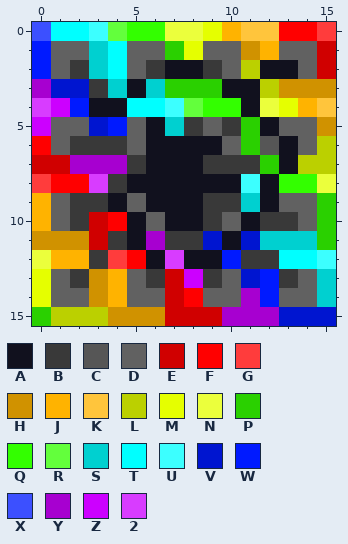
Two states of a pixel-art file, src/main/resources/assets/kawaiinumse/textures/debug/block/rainbow_tnt_top.ase. The picture above is the old version.
16x16 pixels, 1 frame.
Palette (. is transparent): A #11111e  B #393939  C #565656  D #616161  E #d00000  F #ff0000  G #ff3c3c  H #d09200  J #ffb300  K #ffc53c  L #bbd000  M #e5ff00  N #ebff3c  P #2ad000  Q #33ff00  R #63ff3c  S #00d0d0  T #00ffff  U #3cffff  V #0015d0  W #001aff  X #3c50ff  Y #a700d0  Z #cc00ff  2 #d83cff
The same view after the edit:
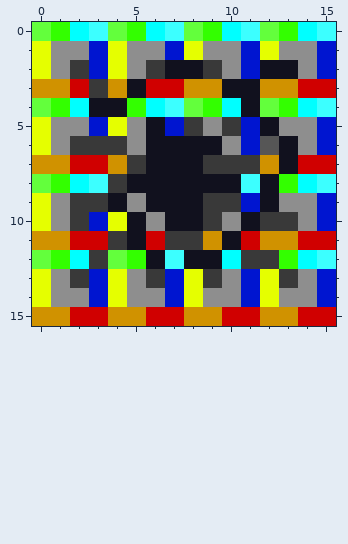
Change:
layer "Layer" now shown
@@ palette @@
-D #616161
+D #8e8e8e
--- layer "Color"
@@ x 0..15 @@
- 0 XTTURQQNNMJKKFFG
- 1 WDDSTDDPMDDHJDDE
- 2 WDBSTDBAABDLAADE
- 3 YVVBSASPPPAALHHH
- 4 2ZWAATTURQQANMJK
- 5 ZDDVWDASBDBPADDH
- 6 FDBBBDAAAADPCADL
- 7 EEYYYBAAABBBPALL
- 8 GFF2BAAAAAAUAQQN
- 9 JDBBADAAABBSADDP
-10 JDBEFADAABDABBDP
-11 HHHEBAYBBVAVSSSP
-12 NJJBGFA2AAWBBTTU
-13 MDBHJDBEZBDVWBDS
-14 MDDHJDDEFDDYWDDS
-15 PLLLHHHEEEYYYVVV
+ 0 RQTURQTURQTURQTU
+ 1 MDDVMDDVMDDVMDDV
+ 2 MDBVMDBAABDVAADV
+ 3 HHEBHAEEHHAAHHEE
+ 4 RQTAAQTURQTARQTU
+ 5 MDDVMDAVBDBVADDV
+ 6 MDBBBDAAAADVCADV
+ 7 HHEEHBAAABBBHAEE
+ 8 RQTUBAAAAAAUAQTU
+ 9 MDBBADAAABBVADDV
+10 MDBVMADAABDABBDV
+11 HHEEBAEBBHAEHHEE
+12 RQTBRQAUAATBBQTU
+13 MDBVMDBVMBDVMBDV
+14 MDDVMDDVMDDVMDDV
+15 HHEEHHEEHHEEHHEE
Changed places in both pictures, as pixel boxes (x1, y1, x2, y2):
changed: (32, 22, 336, 326)
